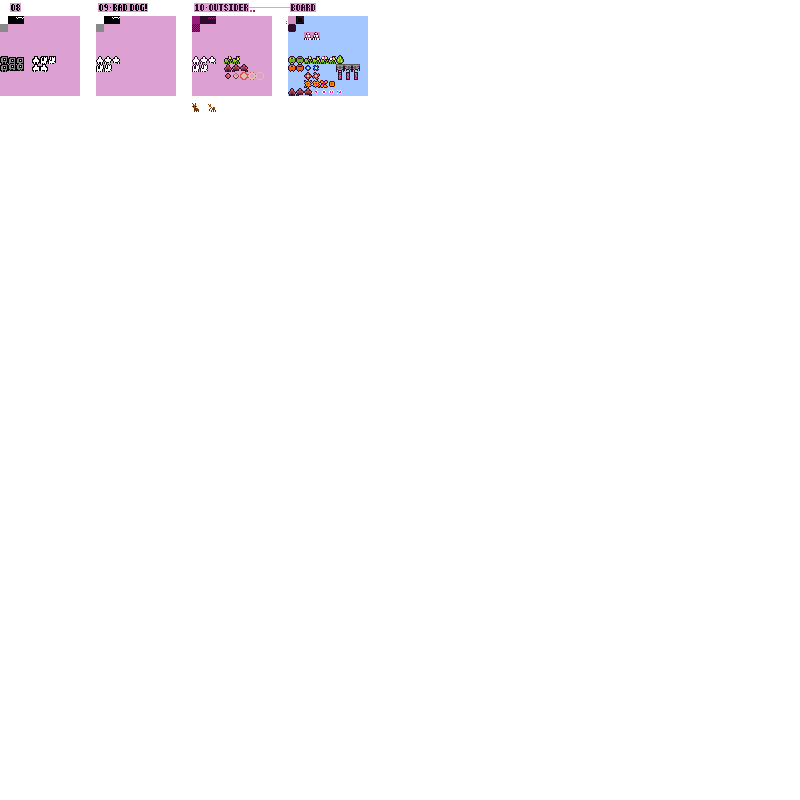
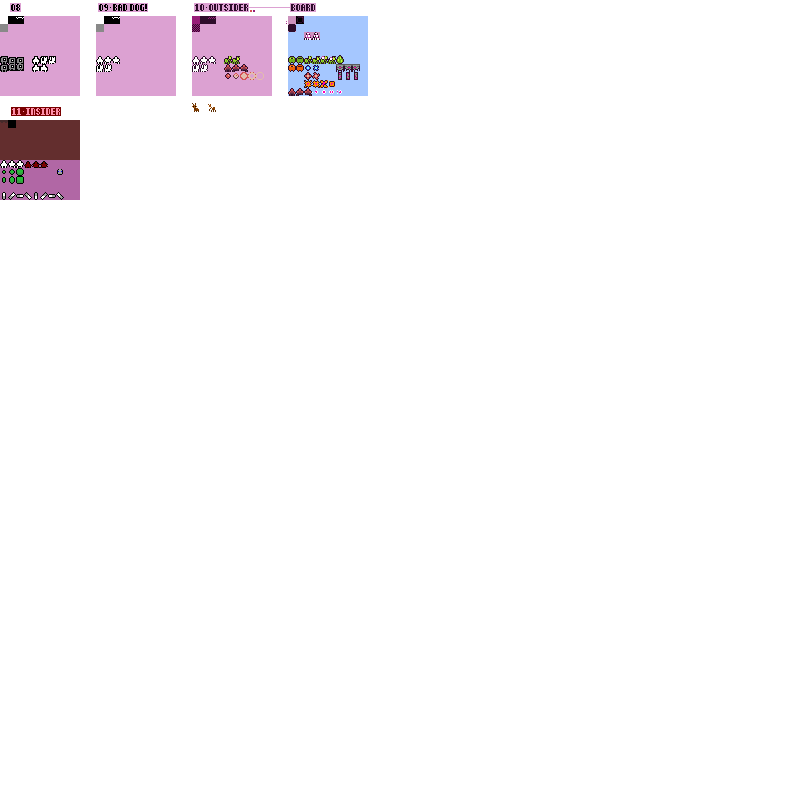
Layer changes from the first 800×800 image to the second:
removed layer "Background" over [0, 107, 80, 200]
